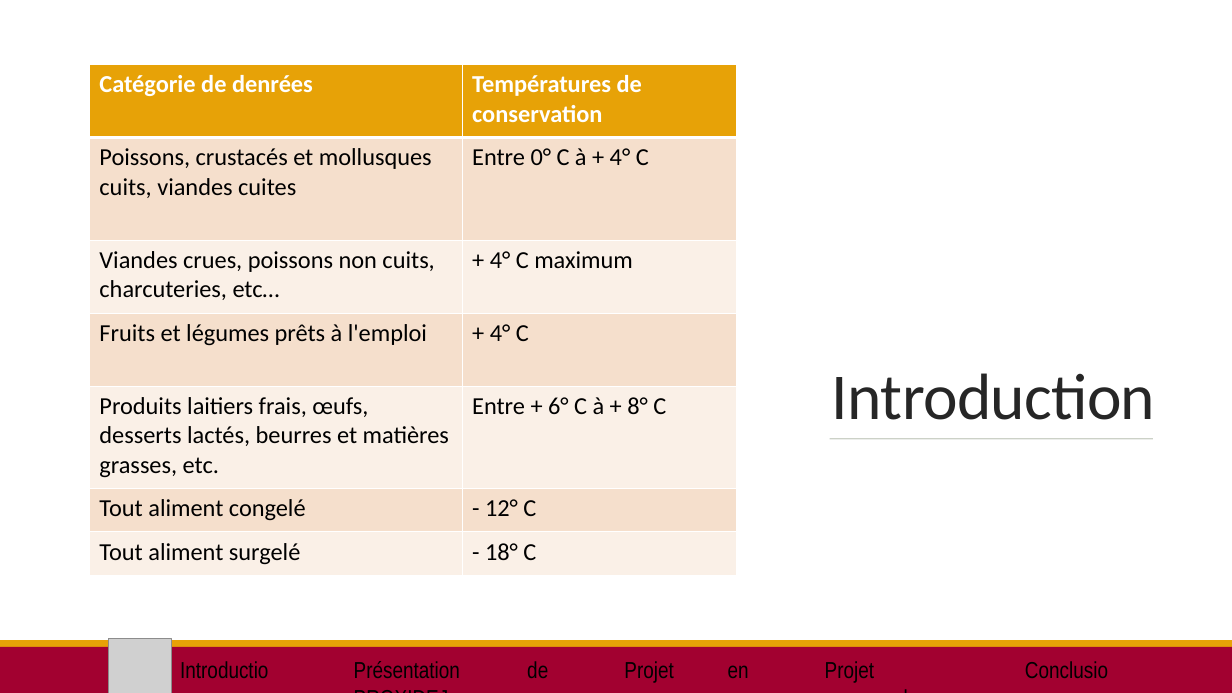
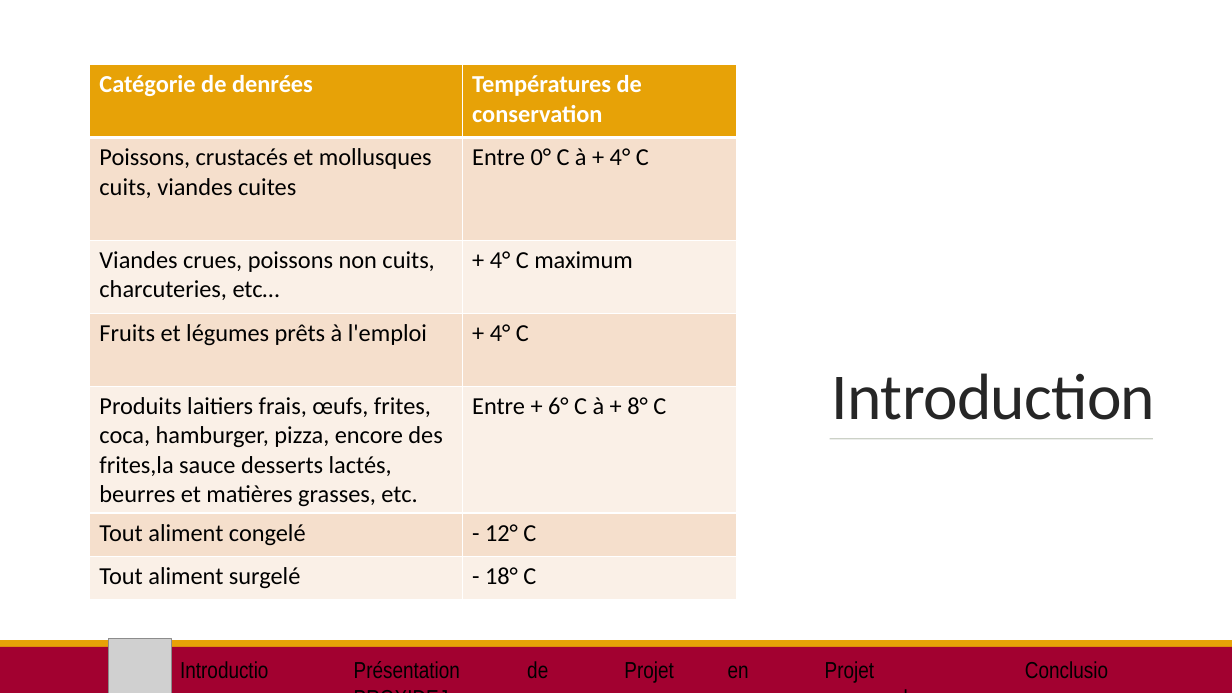
Before and after one commit to SteBoun/SFL2_ChaineDeFroid, a slide deck: slide 5 of Diaporama/DIAPO Steven.pptx. Drawn at 1232x693 pixels with LibreOffice and Linux fonts; fonts in the diff are those of the drawing; grey boxes stand for pictures. Boxes give left, top, right and bottom in pixels: in the first picture for what was removed or moved away, otherwise in the second. Text is boxed around its words. In the diff, an @@ line names an element or a change of style, - is before the commit and + after.

```diff
--- a/Diaporama/DIAPO Steven.pptx
+++ b/Diaporama/DIAPO Steven.pptx
@@ table at (x1=90, y1=65, x2=737, y2=600) @@
-row 5, column 1: Produits laitiers frais, œufs, desserts lactés, beurres et matières grasses, etc.
+row 5, column 1: Produits laitiers frais, œufs, frites, coca, hamburger, pizza, encore des frites,la sauce desserts lactés, beurres et matières grasses, etc.
```
Also in this commit, not shown: 2 other slides changed.
